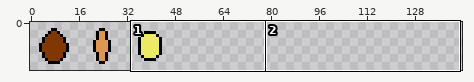
Sprite sheet, stored at Assets/Sprite/Seed.png. The first picture is a wide view before the edit; the outline marks the close-up.
Close-up. The starting point:
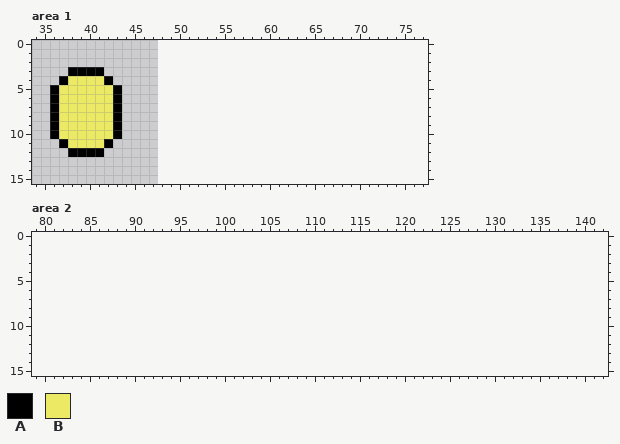
The file is 48x16 pixels. Shown: area 1: x 34..77, y 0..15; area 2: x 79..142, y 0..15. The old version is drawn lined up with the new one, on the new canvas.
Palette (. is transparent): A #000000  B #ece965
New version:
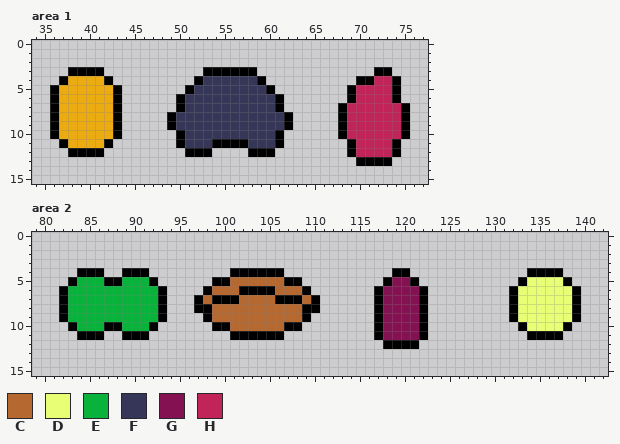
Colours new in this view: C #b66831  D #e8ff75  E #08b23b  F #353658  G #841252  H #c12458
Edits made:
canvas 48x16 -> 144x16
colour B: #ece965 -> #ecab11
Area 1:
y 3: x 53..58 ...... -> AAAAAA; x 72..73 .. -> AA
y 4: x 52..59 ........ -> AFFFFFFA; x 70..74 ..... -> AAHHA
y 5: x 51..60 .......... -> AFFFFFFFFA; x 69..74 ...... -> AHHHHA
y 6: x 50..61 ............ -> AFFFFFFFFFFA; x 69..74 ...... -> AHHHHA
y 7: x 50..61 ............ -> AFFFFFFFFFFA; x 68..75 ........ -> AHHHHHHA
y 8..9: x 49..62 .............. -> AFFFFFFFFFFFFA; x 68..75 ........ -> AHHHHHHA
y 10: x 50..61 ............ -> AFFFFFFFFFFA; x 68..75 ........ -> AHHHHHHA
y 11: x 50..61 ............ -> AFFFAAAAFFFA; x 69..74 ...... -> AHHHHA
y 12: x 51..53 ... -> AAA; x 58..60 ... -> AAA; x 69..74 ...... -> AHHHHA
y 13: x 70..73 .... -> AAAA
Area 2:
y 4: x 84..86 ... -> AAA; x 89..91 ... -> AAA; x 101..106 ...... -> AAAAAA; x 119..120 .. -> AA; x 134..137 .... -> AAAA
y 5: x 83..92 .......... -> AEEEAAEEEA; x 99..108 .......... -> AACCCCCCAA; x 118..121 .... -> AGGA; x 133..138 ...... -> ADDDDA
y 6: x 82..93 ............ -> AEEEEEEEEEEA; x 98..109 ............ -> ACCCAAAACCCA; x 117..122 ...... -> AGGGGA; x 132..139 ........ -> ADDDDDDA
y 7: x 82..93 ............ -> AEEEEEEEEEEA; x 97..110 .............. -> ACAAACCCCAAACA; x 117..122 ...... -> AGGGGA; x 132..139 ........ -> ADDDDDDA
y 8: x 82..93 ............ -> AEEEEEEEEEEA; x 97..110 .............. -> AACCCCCCCCCCAA; x 117..122 ...... -> AGGGGA; x 132..139 ........ -> ADDDDDDA
y 9: x 82..93 ............ -> AEEEEEEEEEEA; x 98..109 ............ -> ACCCCCCCCCCA; x 117..122 ...... -> AGGGGA; x 132..139 ........ -> ADDDDDDA
y 10: x 83..92 .......... -> AEEEAAEEEA; x 99..108 .......... -> AACCCCCCAA; x 117..122 ...... -> AGGGGA; x 133..138 ...... -> ADDDDA
y 11: x 84..86 ... -> AAA; x 89..91 ... -> AAA; x 101..106 ...... -> AAAAAA; x 117..122 ...... -> AGGGGA; x 134..137 .... -> AAAA
y 12: x 118..121 .... -> AAAA
Boxes around the changes in both close-ups, in picture pixels (x1, y1, x2, y2):
added: (167, 67, 293, 157)
added: (338, 67, 410, 166)
changed: (59, 76, 113, 148)
added: (59, 268, 167, 340)
added: (194, 268, 320, 340)
added: (374, 268, 428, 349)
added: (509, 268, 581, 340)
